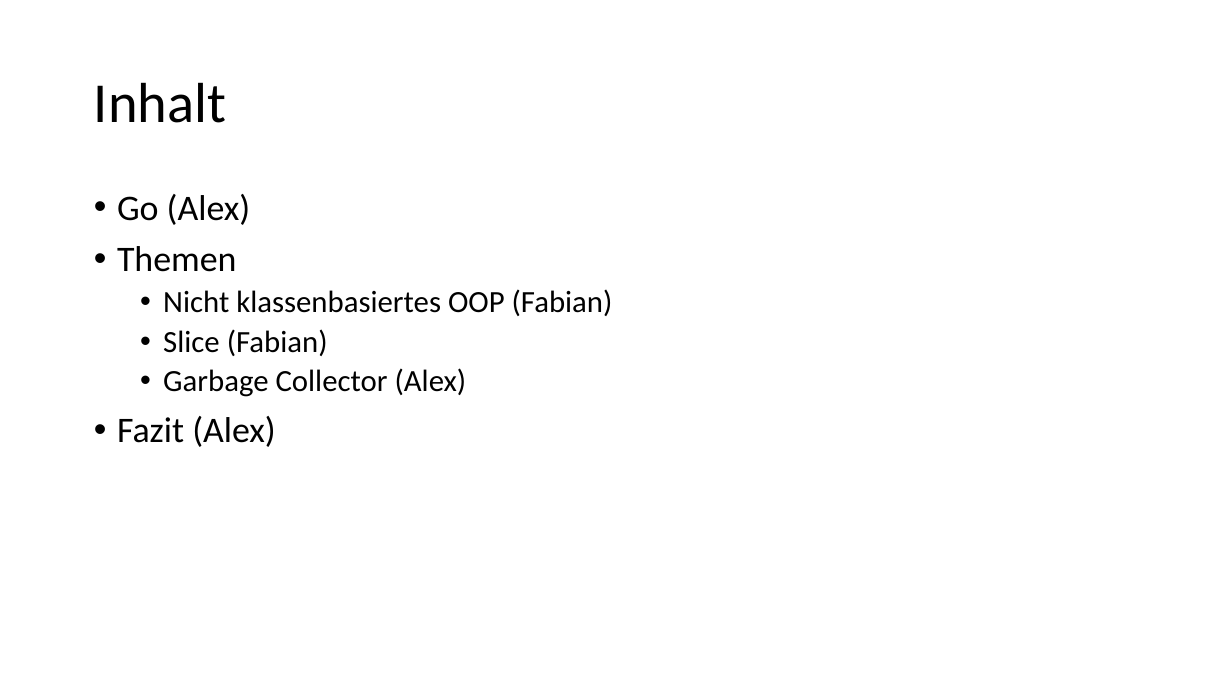
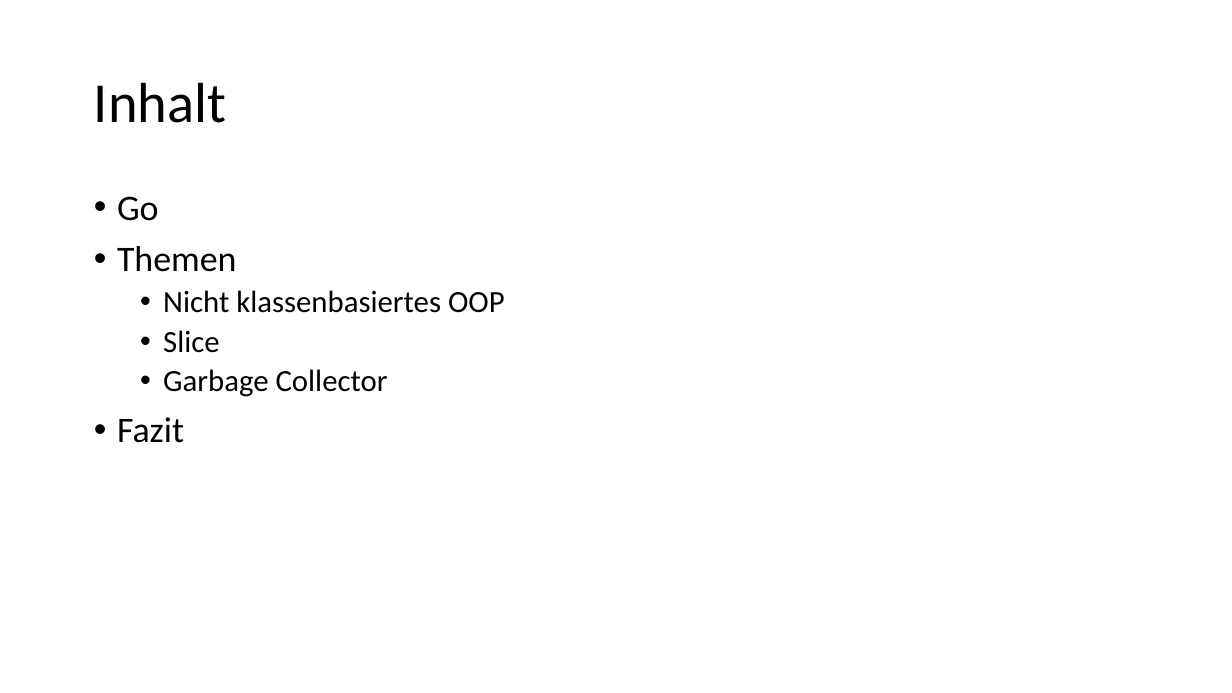
Before and after one commit to alexsuter/golang-experience, a slide deck: slide 2 of presi/presi.pptx. Drawn at 1232x693 pixels with LibreOffice and Linux fonts; fonts in the diff are those of the drawing. Boxes give left, top, right and bottom in pixels: in the first picture for what was removed or moved away, otherwise in the second. Text is boxed around its words. In the diff, an @@ line names an element or a change of style, - is before the commit and + after.

```diff
--- a/presi/presi.pptx
+++ b/presi/presi.pptx
@@ text at (117,196,159,221): text changed @@
-• Go (Alex)
+• Go
@@ text at (117,290,505,443): text changed @@
-  • Nicht klassenbasiertes OOP (Fabian)
-  • Slice (Fabian)
-  • Garbage Collector (Alex)
-• Fazit (Alex)
+  • Nicht klassenbasiertes OOP
+  • Slice
+  • Garbage Collector
+• Fazit
```
Also in this commit, not shown: 5 other slides changed, 7 slides added.
